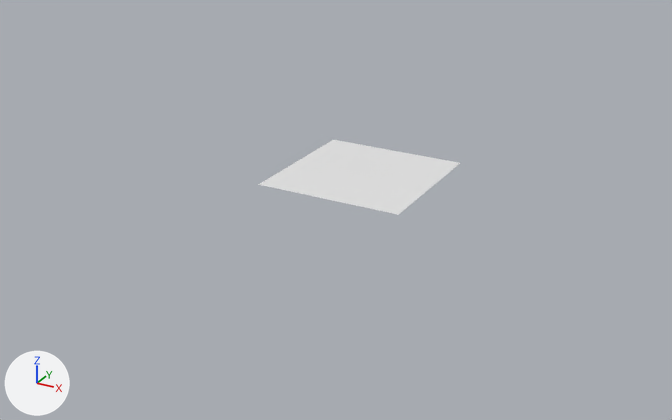
A saved change to the Blender file Game/Assets/SAGYO/map/untitled.blend.
Before and after are seen from a 50 mm lens placed at (52.8, -103.3, 45.5), pointed at (-1.9, -3.8, -4.3). Arrows for +X, +Y and +Z are at lower left; the lights stay in place. Mesh edges are drawn as thin lines on the coarser meshes.
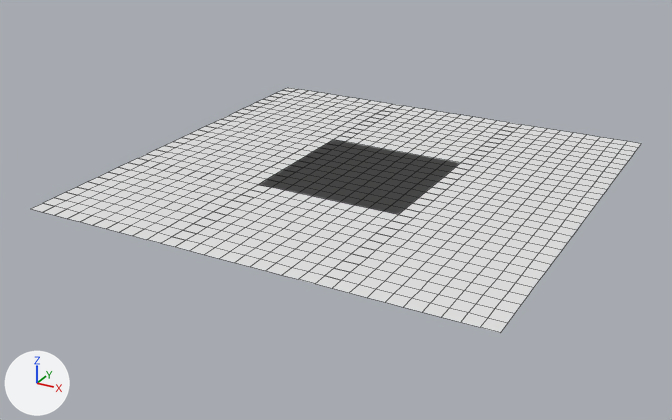
Where the change shows, as pixel boxes [x1, y1, x2, y2] in the pictures (672 x 420 px):
'Plane.001', shown
    after: [31, 88, 641, 333]

The change, as a diff of the scene's bpy script:
```diff
--- a/Game/Assets/SAGYO/map/untitled.blend.py
+++ b/Game/Assets/SAGYO/map/untitled.blend.py
@@ me_plane_001 @@
 # used by ob_plane_001; location = (0.0, 0.0, -1.0)
-me_plane_001.from_pydata(...)  # 4 vertices, 1 face; spans x -30.0..30.0, y -30.0..30.0, z 0.0
+me_plane_001.from_pydata(...)  # 3600 vertices, 900 faces; spans x -30.0..30.0, y -30.0..30.0, z 0.0
+# me_plane_001 part 1: 3596 vertices added at x -30.0..30.0, y -30.0..30.0, z 0.0
@@ ob_plane_001 @@
 ob_plane_001 = bpy.data.objects.new('Plane.001', me_plane_001)
-ob_plane_001.location = (0.0, 0.0, -1.0)
-ob_plane_001.hide_set(True)
+ob_plane_001.location = (0.0, 0.0, 0.0)
```
